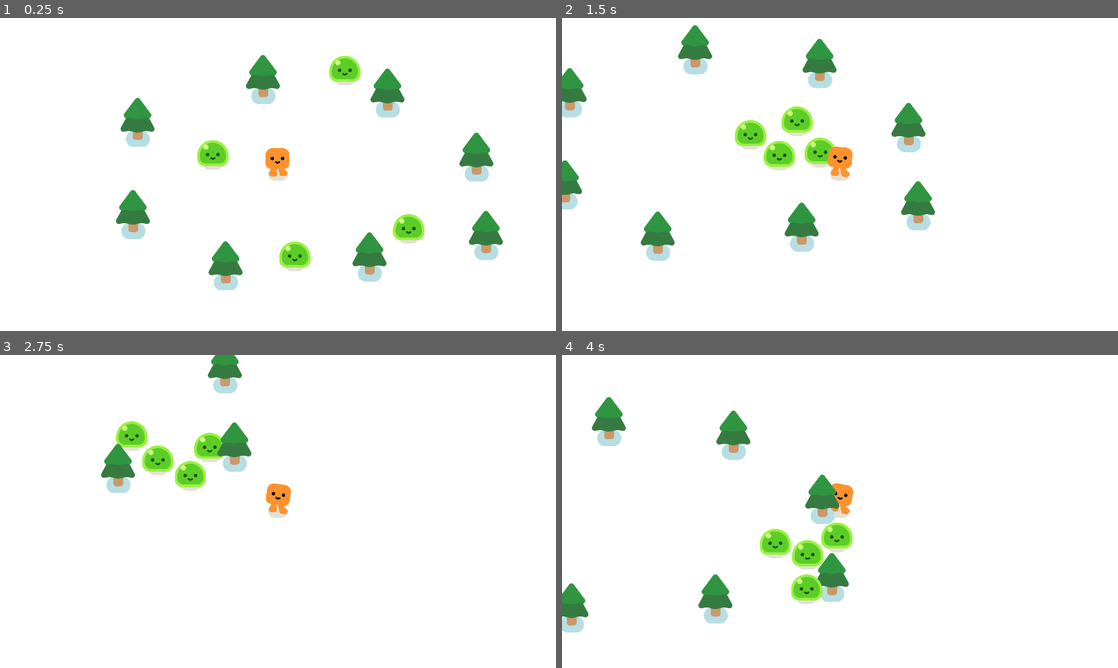
Above: before the commit, frames 1-4 (two rows, left to right).
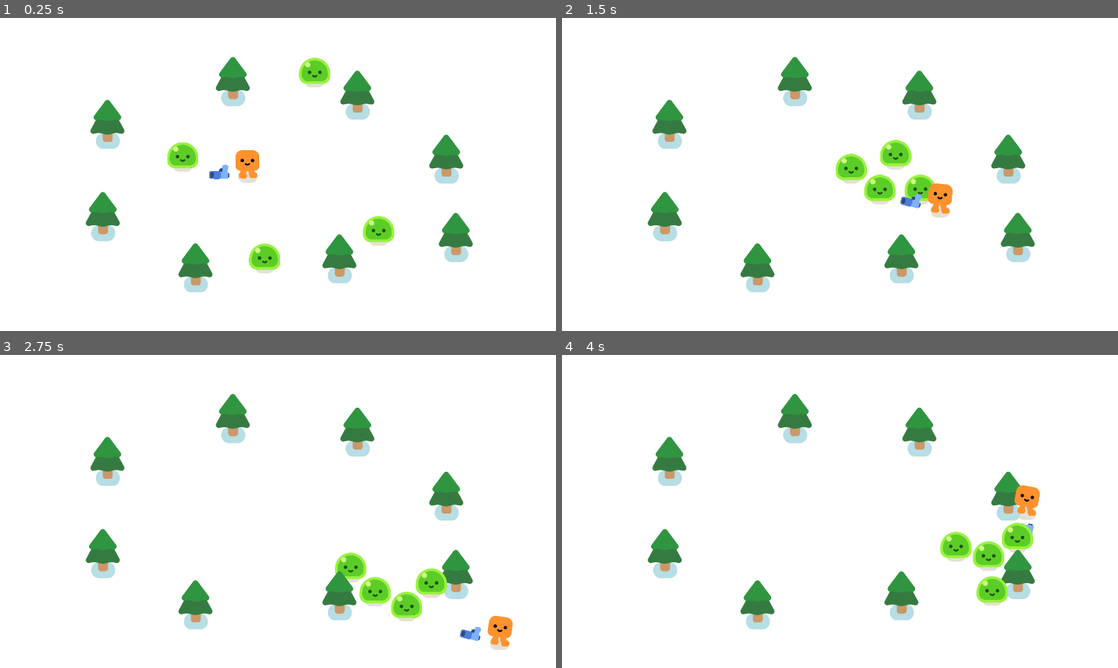
Above: after the commit, the same moments.

Repository: Q8T7/Vampire-survivor
Game: Godot game, scene res://survivors_game.tscn
The game is run twice, just before and just after one commit, with the same random seed, the same clock (stepped at 60 frames per second) and the same inputs.
Inputs:
- Up to frame 1 (0.25 s): no input
- Up to frame 2 (1.5 s): hold D (move_right) 0.53-1.28 s; hold S (move_down) from 1.28 s (still down)
- Up to frame 3 (2.75 s): release S (move_down) at 2.03 s; hold D (move_right) from 2.03 s (still down)
- Up to frame 4 (4 s): release D (move_right) at 2.78 s; hold W (move_up) 2.78-3.53 s; hold A (move_left) from 3.53 s (still down)

The runs differ from the first frame. In frame 1, 14% of the frame differs, in the area x 15-91%, y 11-88%; in frame 2, 13%; in frame 3, 10%; in frame 4, 13%.

Commit message:
Creating the gun

Diff:
--- /dev/null
+++ b/gun.gd
@@ -0,0 +1,8 @@
+extends Area2D
+
+
+func _process(delta):
+	var enemies_in_range = get_overlapping_bodies()
+	if enemies_in_range.size() > 0:
+		var target_enemy = enemies_in_range.front()
+		look_at(target_enemy.global_position)
--- /dev/null
+++ b/gun.tscn
@@ -0,0 +1,25 @@
+[gd_scene load_steps=4 format=3 uid="uid://coyc41lispuwt"]
+
+[ext_resource type="Texture2D" uid="uid://cswb5do8rrj7q" path="res://pistol/pistol.png" id="1_1e82w"]
+[ext_resource type="Script" path="res://gun.gd" id="1_ons2l"]
+
+[sub_resource type="CircleShape2D" id="CircleShape2D_uunuu"]
+radius = 400.001
+
+[node name="Gun" type="Area2D"]
+collision_layer = 0
+collision_mask = 2
+script = ExtResource("1_ons2l")
+
+[node name="CollisionShape2D" type="CollisionShape2D" parent="."]
+position = Vector2(1, 0)
+shape = SubResource("CircleShape2D_uunuu")
+
+[node name="WeaponPivot" type="Marker2D" parent="."]
+
+[node name="Pistol" type="Sprite2D" parent="WeaponPivot"]
+position = Vector2(97, -18)
+texture = ExtResource("1_1e82w")
+
+[node name="ShootingPoint" type="Marker2D" parent="WeaponPivot/Pistol"]
+position = Vector2(26, -10)
--- a/mob.tscn
+++ b/mob.tscn
@@ -7,6 +7,8 @@
 radius = 59.0762
 
 [node name="Mob" type="CharacterBody2D"]
+collision_layer = 2
+collision_mask = 3
 script = ExtResource("1_r0a4y")
 
 [node name="Slime" parent="." instance=ExtResource("1_0hyox")]
--- a/player.tscn
+++ b/player.tscn
@@ -1,7 +1,8 @@
-[gd_scene load_steps=4 format=3 uid="uid://djf7qvech8sho"]
+[gd_scene load_steps=5 format=3 uid="uid://djf7qvech8sho"]
 
 [ext_resource type="PackedScene" uid="uid://pbmyh1qru7p" path="res://characters/happy_boo/happy_boo.tscn" id="1_6ewgq"]
 [ext_resource type="Script" path="res://player.gd" id="1_paxt6"]
+[ext_resource type="PackedScene" uid="uid://coyc41lispuwt" path="res://gun.tscn" id="3_0eic6"]
 
 [sub_resource type="CircleShape2D" id="CircleShape2D_y3tbr"]
 radius = 32.1403
@@ -15,4 +16,5 @@
 [node name="CollisionShape2D" type="CollisionShape2D" parent="."]
 shape = SubResource("CircleShape2D_y3tbr")
 
-[node name="Camera2D" type="Camera2D" parent="."]
+[node name="Gun" parent="." instance=ExtResource("3_0eic6")]
+position = Vector2(-1, -31)
